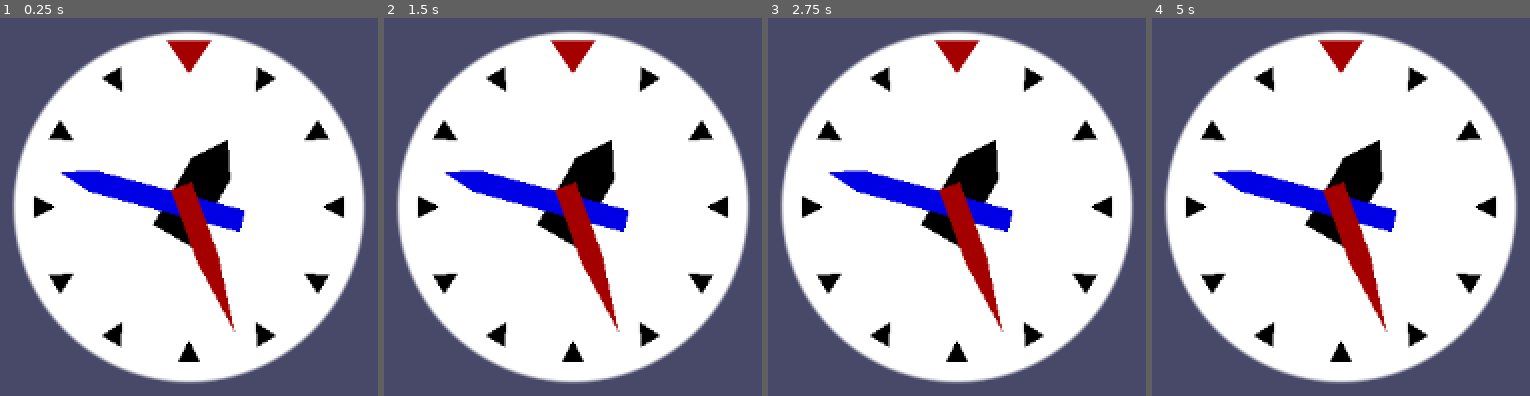
Above: before the commit, frames 1-4 (left to right).
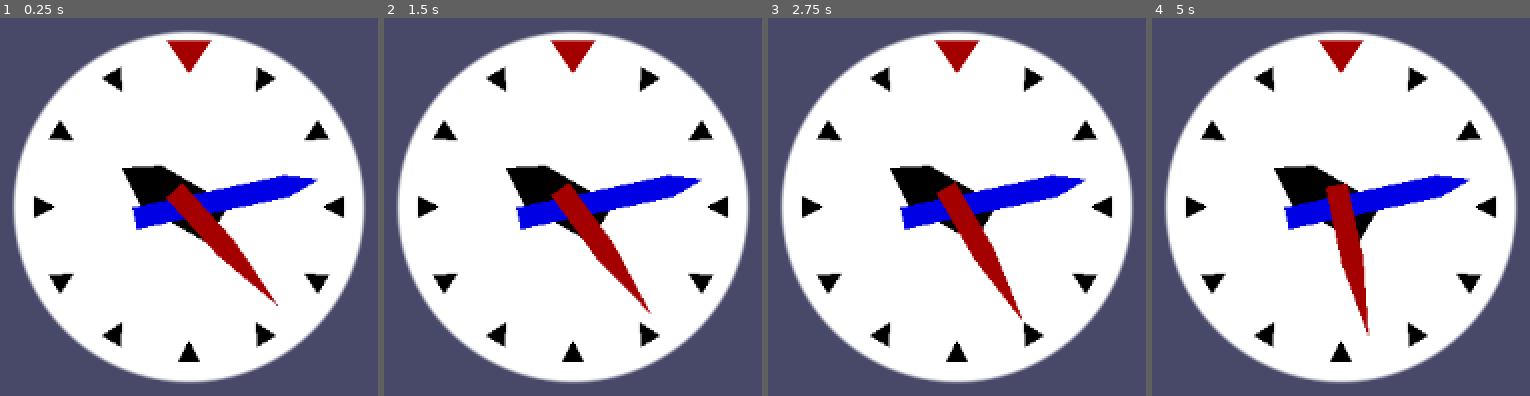
Above: after the commit, the same moments.

Repository: AnshKoshti/Making-A-Clock
Game: Godot game, scene res://Scenes/clock.tscn
Same seed, same stepped clock (60 frames per second), same inputs: the game is played once before the commit and once after it.
Inputs:
- Up to frame 1 (0.25 s): no input
- Up to frame 2 (1.5 s): tap Enter at 0.5 s; tap Space at 1.25 s
- Up to frame 3 (2.75 s): no input
- Up to frame 4 (5 s): tap Enter at 2.75, 4.25 s; tap Space at 3.5 s

The runs differ from the first frame. In frame 1, 8.4% of the frame differs, in the area x 15-85%, y 32-84%; in frame 2, 8.1%; in frame 3, 7.7%; in frame 4, 7.5%.

Commit message:
working clock.

Diff:
--- a/Scenes/clock.tscn
+++ b/Scenes/clock.tscn
@@ -1,4 +1,6 @@
-[gd_scene load_steps=3 format=3 uid="uid://bbxqk1nsr6nqc"]
+[gd_scene load_steps=4 format=3 uid="uid://bbxqk1nsr6nqc"]
+
+[ext_resource type="Script" uid="uid://bxso85gg4ne2f" path="res://Scripts/clock.gd" id="1_s7hhp"]
 
 [sub_resource type="Gradient" id="Gradient_a24i7"]
 offsets = PackedFloat32Array(0.98, 1)
@@ -14,6 +16,7 @@
 
 [node name="Clock" type="Node2D"]
 position = Vector2(576, 324)
+script = ExtResource("1_s7hhp")
 
 [node name="Face" type="Sprite2D" parent="."]
 texture = SubResource("GradientTexture2D_s7hhp")
--- /dev/null
+++ b/Scripts/clock.gd
@@ -0,0 +1,10 @@
+extends Node2D
+
+func _ready() -> void:
+	pass
+
+func _process(_delta: float) -> void:
+	var current_time = Time.get_time_dict_from_system()
+	$SecondArm.rotation = current_time.second * TAU / 60.0
+	$MinuteArm.rotation = current_time.minute * TAU / 60.0
+	$HourArm.rotation = current_time.hour * TAU / 12.0
Not shown, added: Scripts/clock.gd.uid
